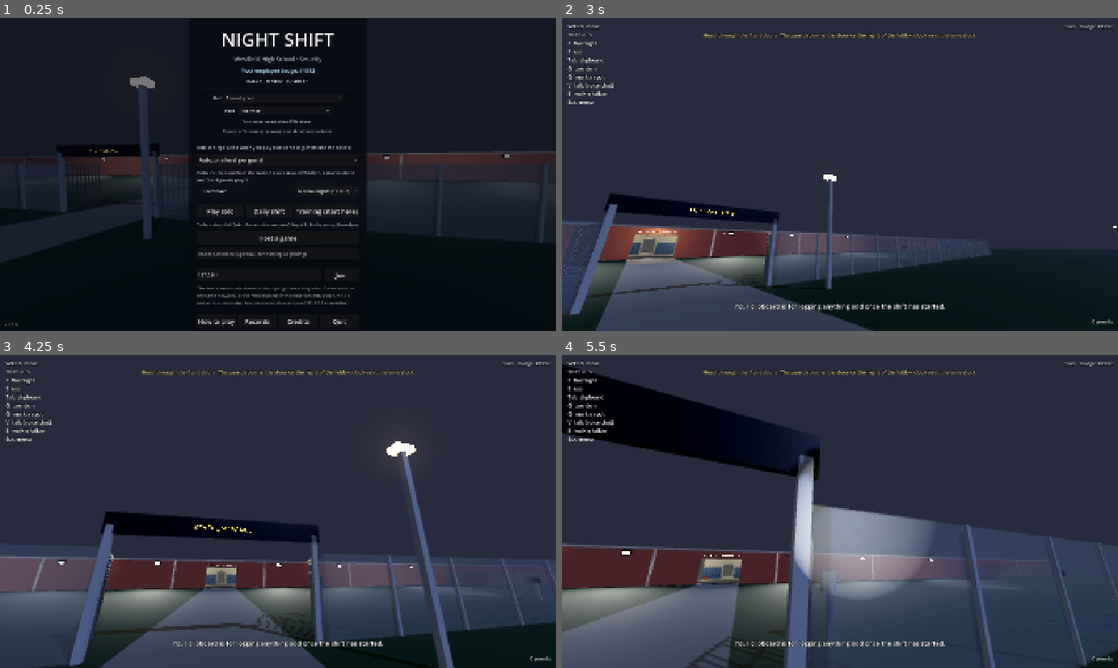
Above: before the commit, frames 1-4 (two rows, left to right).
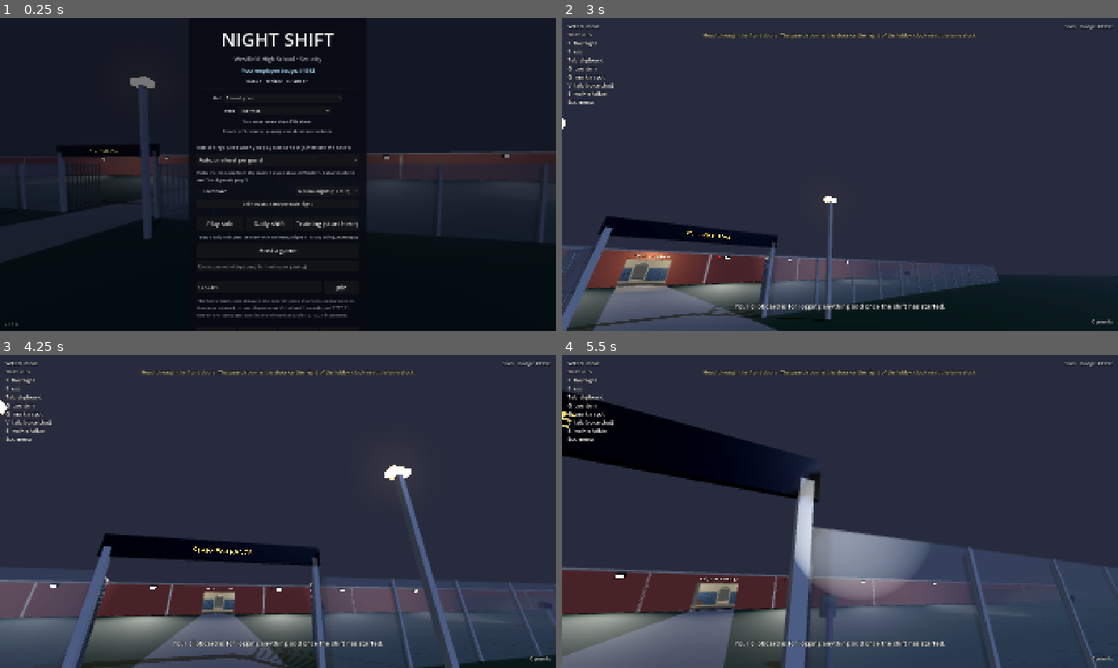
Above: after the commit, the same moments.

Repository: Travis700/Game
Game: Godot game, scene res://scenes/main.tscn
Same seed, same stepped clock (60 frames per second), same inputs: the game is played once before the commit and once after it.
Inputs (mouse positions are in pixels of both pictures, inside the frame that each line leads up to):
- Up to frame 1 (0.25 s): no input
- Up to frame 2 (3 s): click "Normal nights (12 min)" at 0.5 s; click "Normal nights (12 min)" at 1.25 s; click "Play solo" at 2 s; tap Enter at 2.75 s; move the mouse to (867, 174) at 2.77 s; hold W (move_forward) from 2.78 s (still down); hold Tab (clipboard) from 2.78 s (still down); click (867, 174) at 2.92 s
- Up to frame 3 (4.25 s): keep holding W (move_forward); move the mouse to (250, 511) at 3.52 s; release Tab (clipboard) at 3.53 s; tap R (compare) at 3.6 s
- Up to frame 4 (5.5 s): keep holding W (move_forward); move the mouse to (851, 505) at 4.27 s; hold F (flashlight) 4.28-5.03 s; move the mouse to (834, 517) at 5.02 s; tap E (interact) at 5.1 s; click (834, 517) at 5.17 s

The runs differ from the first frame. In frame 1, 2.5% of the frame differs, in the area x 35-65%, y 58-99%; in frame 2, 19%; in frame 3, 29%, in the area x 0-100%, y 14-100%; in frame 4, 25%.

Commit message:
Custom shift: pick the shift notes for every night of a run
Co-Authored-By: Claude Opus 5.5 <noreply@anthropic.com>
Claude-Session: https://claude.ai/code/session_015YKvNgaJwTwAVL8wj2PRTQ

Diff:
--- a/scripts/main.gd
+++ b/scripts/main.gd
@@ -621,6 +621,9 @@
 	var options: Dictionary = menu.options()
 	night.difficulty_choice = options["difficulty"]
 	night.hardcore = options["hardcore"]
+	# A custom shift: the same shift notes every night.
+	if not (options["notes"] as Array).is_empty():
+		night.conditions.forced.assign(options["notes"])
 	# The daily shift is the same length for everyone.
 	night.seconds_per_minute = Night.SECONDS_PER_MINUTE if night.daily != "" else options["seconds_per_minute"]
 	_password = options["password"]
--- a/scripts/menu.gd
+++ b/scripts/menu.gd
@@ -41,6 +41,7 @@
 var _difficulty_about: Label
 var _keep_gear: CheckBox
 var _night_length: OptionButton
+var _notes: MenuButton
 var _continue: CheckBox
 var _warned_about_save := false
 
@@ -249,7 +250,16 @@
 		"continue": _continue.visible and _continue.button_pressed,
 		"password": _password.text,
 		"seconds_per_minute": float(NIGHT_LENGTHS[maxi(_night_length.selected, 0)][1]),
+		"notes": Profile.custom_notes.filter(func(key: Variant) -> bool: return Conditions.CATALOGUE.has(key)),
 	}
+
+
+func _show_notes() -> void:
+	var names: Array[String] = []
+	for key: Variant in Profile.custom_notes:
+		if Conditions.CATALOGUE.has(key):
+			names.append(Conditions.CATALOGUE[key]["name"])
+	_notes.text = "Shift notes: random each night" if names.is_empty() else "Custom shift, every night: " + ", ".join(names)
 
 
 func _add_run_options(column: VBoxContainer) -> void:
@@ -294,6 +304,27 @@
 		Profile.save_settings())
 	row.add_child(_night_length)
 	column.add_child(row)
+	# Custom shift: pick the shift notes for every night of the run.
+	_notes = MenuButton.new()
+	_notes.flat = false
+	_notes.tooltip_text = "Pick shift notes to have every night (each one is still worth +15% XP). Nothing ticked: random notes, as usual."
+	var popup := _notes.get_popup()
+	popup.hide_on_checkable_item_selection = false
+	for key: String in Conditions.CATALOGUE:
+		popup.add_check_item(Conditions.CATALOGUE[key]["name"])
+		popup.set_item_metadata(popup.item_count - 1, key)
+		popup.set_item_checked(popup.item_count - 1, key in Profile.custom_notes)
+	popup.index_pressed.connect(func(index: int) -> void:
+		popup.set_item_checked(index, not popup.is_item_checked(index))
+		var picked: Array = []
+		for i in popup.item_count:
+			if popup.is_item_checked(i):
+				picked.append(popup.get_item_metadata(i))
+		Profile.custom_notes = picked
+		Profile.save_settings()
+		_show_notes())
+	column.add_child(_notes)
+	_show_notes()
 
 	_continue = CheckBox.new()
 	_continue.text = "Continue saved run: %s" % RunSave.describe(saved)
--- a/scripts/profile.gd
+++ b/scripts/profile.gd
@@ -34,6 +34,8 @@
 var hat := "cap"
 ## The perk your guard brings to work (see Perks).
 var perk := "thermos"
+## Custom shift: the shift notes the host wants every night (empty: random, as usual).
+var custom_notes: Array = []
 ## Whether the Understudy may say back things you said (kept only in the host's memory).
 var voice_mimic := true
 
@@ -59,6 +61,7 @@
 		voice_mimic = config.get_value("voice", "mimic", true)
 		hat = config.get_value("look", "hat", "cap")
 		perk = config.get_value("look", "perk", "thermos")
+		custom_notes = config.get_value("settings", "custom_notes", [])
 		training_done = config.get_value("career", "training_done", false)
 		captions = config.get_value("settings", "captions", true)
 		night_length = config.get_value("settings", "night_length", 1)
@@ -94,6 +97,7 @@
 	config.set_value("voice", "mimic", voice_mimic)
 	config.set_value("look", "hat", hat)
 	config.set_value("look", "perk", perk)
+	config.set_value("settings", "custom_notes", custom_notes)
 	config.set_value("career", "training_done", training_done)
 	config.set_value("settings", "captions", captions)
 	config.set_value("settings", "night_length", night_length)
Not shown, changed: DESIGN.md
Not shown, changed: README.md
